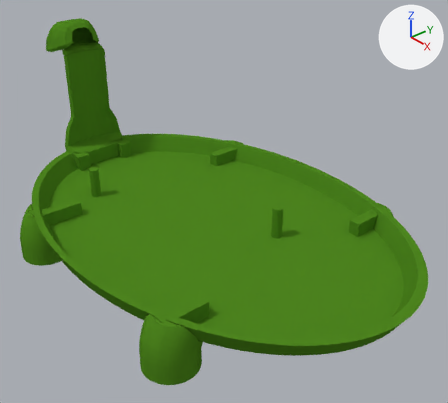
What one commit did to the Blender file models/turtle-01/turtle.blend.
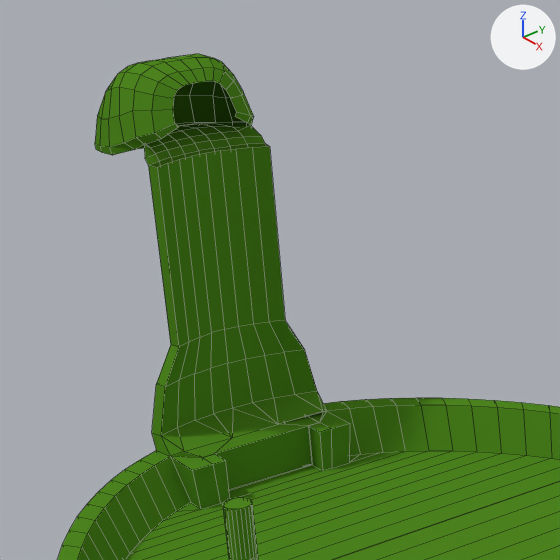
There are two pictures of each version: one whole from a 50 mm lens placed at (0.0784, -0.1264, 0.0926), pointed at (-0.0396, -0.0254, 0.0097), one close up on the part from 3% to 45% of the width and 0% to 47% of the height. Every picture has the same lights, and +X, +Y and +Z are marked at upper right. The close-ups show mesh edges as thin lines.

Objects in the first close-up: 'Body', 'Head'.
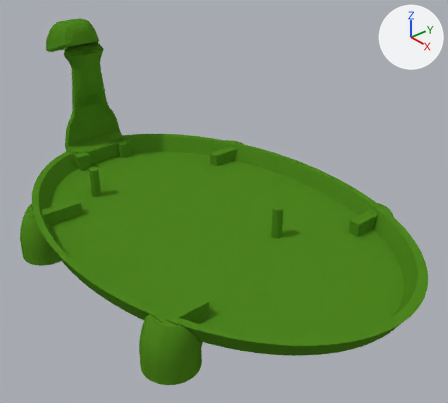
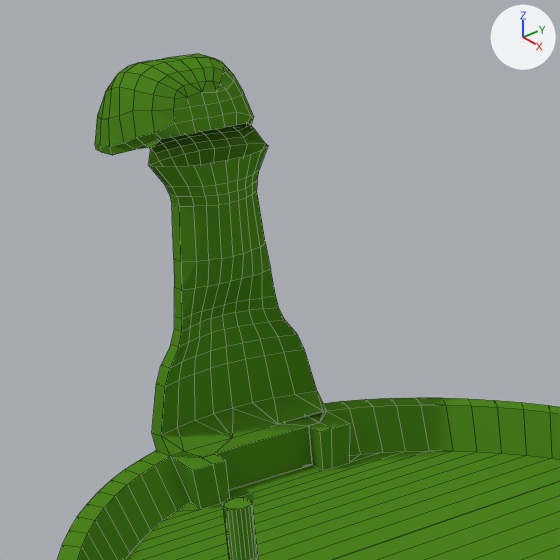
Commit message: Update the head

What differs and where, as boxes (x1, y1, x2, y2) in the close-ups (560 x 560 px):
```json
{"part": 1, "of": "me_turtle_001", "change": "built on", "before": [144, 72, 305, 387], "after": [144, 72, 305, 387]}
```

The change, as JSON lines over the scene's bpy script:
```json
{"block": "me_turtle_001", "where": "# used by ob_head; location = (-0.1026, -0.0284, 0.0); rotation_euler = (0.0, 0.0, 3.142), in degrees (0, 0, 180); scale = (1.2, 0.8, 1.0)"}
{"op": "remove", "block": "me_turtle_001", "code": "me_turtle_001.from_pydata(...)  # 263 vertices, 256 faces; spans x -0.001..0.0173, y -0.0137..0.0137, z 0.0021..0.049"}
{"op": "add", "block": "me_turtle_001", "code": "me_turtle_001.from_pydata(...)  # 419 vertices, 422 faces; spans x -0.001..0.0173, y -0.0137..0.0137, z 0.0021..0.049"}
{"block": "me_turtle_001", "change": "me_turtle_001 part 1"}
{"block": "me_turtle_001", "change": "36 faces are deleted"}
{"block": "me_turtle_001", "change": "4 vertices in x 0.0039..0.0042, y -0.0045..0.0045, z 0.045..0.046 move by (-0.0001, 0.0, 0.0)"}
{"block": "me_turtle_001", "change": "13 vertices move from x 0.0027..0.0044, y -0.0091..0.0091, z 0.0394..0.0431 to x 0.0007..0.0044, y -0.0088..0.0088, z 0.0394..0.0422"}
{"block": "me_turtle_001", "change": "139 vertices are added at x 0.0007..0.0056, y -0.011..0.011, z 0.0167..0.0462"}
{"block": "me_turtle_001", "change": "6 new vertices lie (0.0011, 0.0003, 0.0) away from vertices in x 0.0027..0.0028, y 0.0061..0.0079, z 0.0206..0.037"}
{"block": "me_turtle_001", "change": "6 new vertices lie (0.0011, -0.0003, 0.0) away from vertices in x 0.0027..0.0028, y -0.0079..-0.0061, z 0.0206..0.037"}
{"block": "me_turtle_001", "change": "5 new vertices lie (0.0, 0.0001, 0.0012) away from vertices in x 0.0008..0.0051, y 0.0015..0.0064, z 0.0347"}
{"block": "me_turtle_001", "change": "202 new faces join them"}
```
